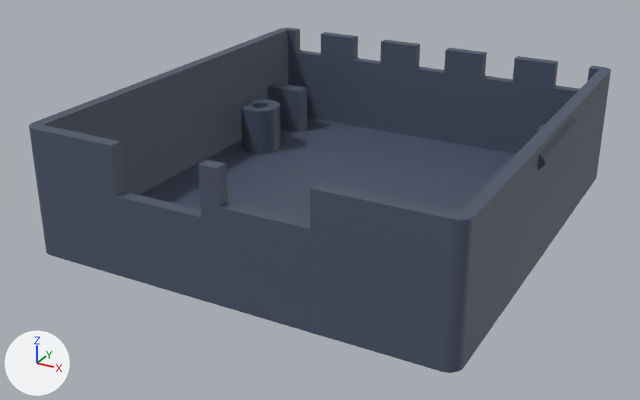
Renders of the glTF model models/lower-shell.glb from each side of a commit.
Before and after are seen from a camera (50 mm lens) standing at (0.0414, -0.0585, 0.0412) and looking at (-0.0016, 0.0198, 0.0021). The lights are fixed; the arrows at lower left show +X, +Y and +Z. The older version comes first. Where no turn or scale is listed for an object, it has been applied to the vertices. Vertices at exactly the same position are counted once.

Before the edit, the objects in view are built like this:
```python
me_lower_shell = bpy.data.meshes.new('lower-shell')
me_lower_shell.from_pydata(...)  # 4252 vertices, 8500 faces; spans x -0.0232..0.0232, y -0.0014..0.0474, z 0.0..0.0135
me_lower_shell.materials.append(mat_4a5468)  # dark blue #4a5468
ob_lower_shell = bpy.data.objects.new('lower-shell', me_lower_shell)
ob_lower_shell.location = (0.0, 0.0, 0.0)
```
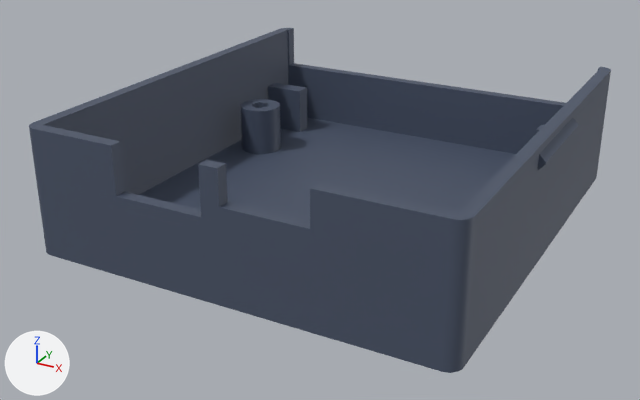
Commit message: feat(models): open the v3 lower shell's back wall for the tactor plugs

The change, as a list of edits to the scene's bpy script:
```text
Change me_lower_shell:
    used by ob_lower_shell; location = (0.0, 0.0, 0.0)
    remove me_lower_shell.from_pydata(...)  # 4252 vertices, 8500 faces; spans x -0.0232..0.0232, y -0.0014..0.0474, z 0.0..0.0135
    add me_lower_shell.from_pydata(...)  # 4220 vertices, 8436 faces; spans x -0.0232..0.0232, y -0.0014..0.0474, z 0.0..0.0135
    me_lower_shell part 1: 3 vertices moved from x -0.02..0.02, y 0.0461..0.0474, z 0.0105..0.0135 to x -0.021..0.021, y 0.0461..0.0474, z 0.0085..0.0135; 37 vertices removed from x -0.02..0.02, y 0.0461..0.0474, z 0.0105..0.0135; 5 vertices added at x -0.021..0.021, y 0.0461..0.0474, z 0.0085..0.0135
    other edits to the shape of me_lower_shell do not show in these pictures
```

Boxes [x1, y1, x2, y2] around the edits, measured in the pictures (640 x 400 px):
part 1 of me_lower_shell, cut back
    both: [288, 28, 600, 154]
